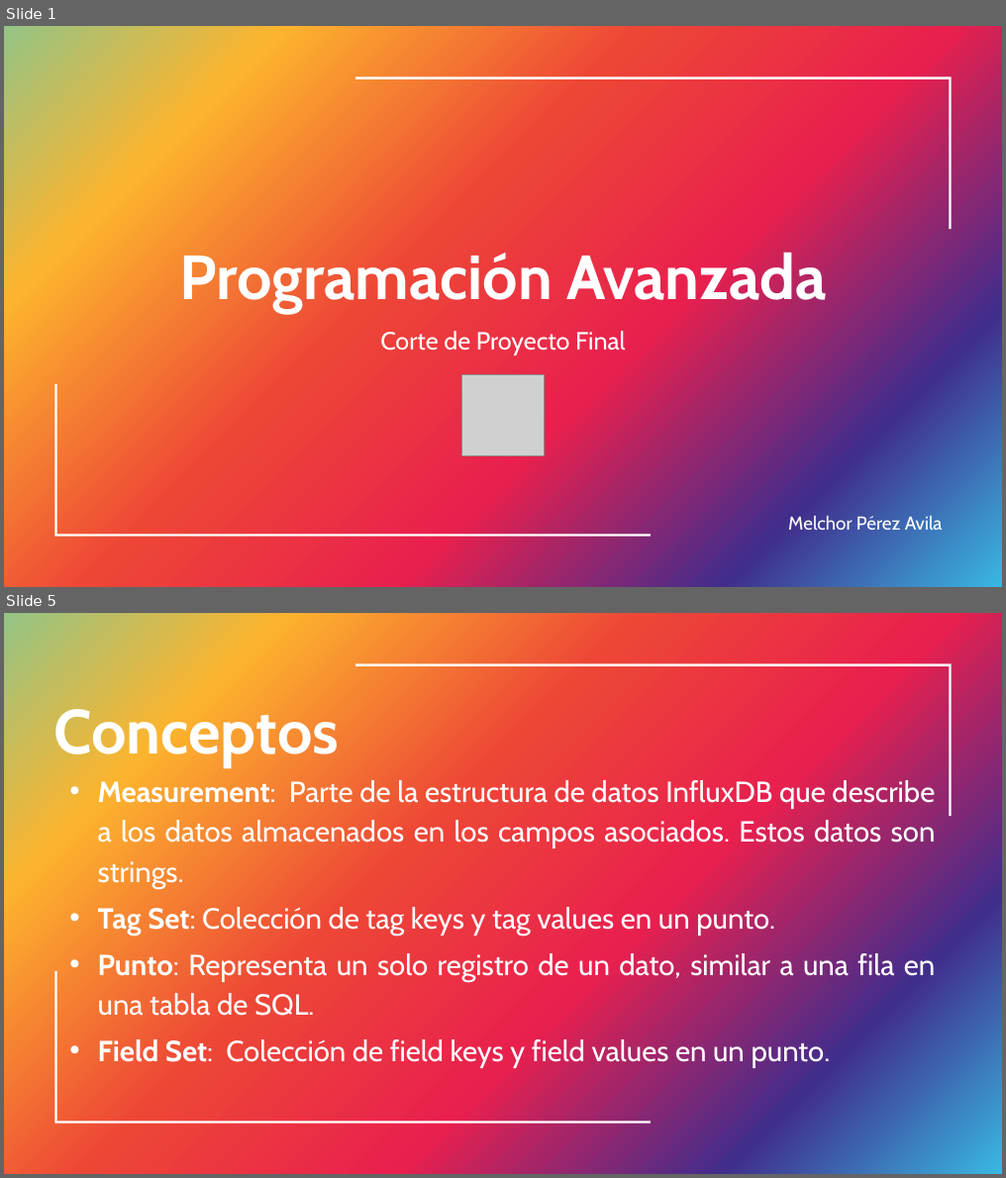
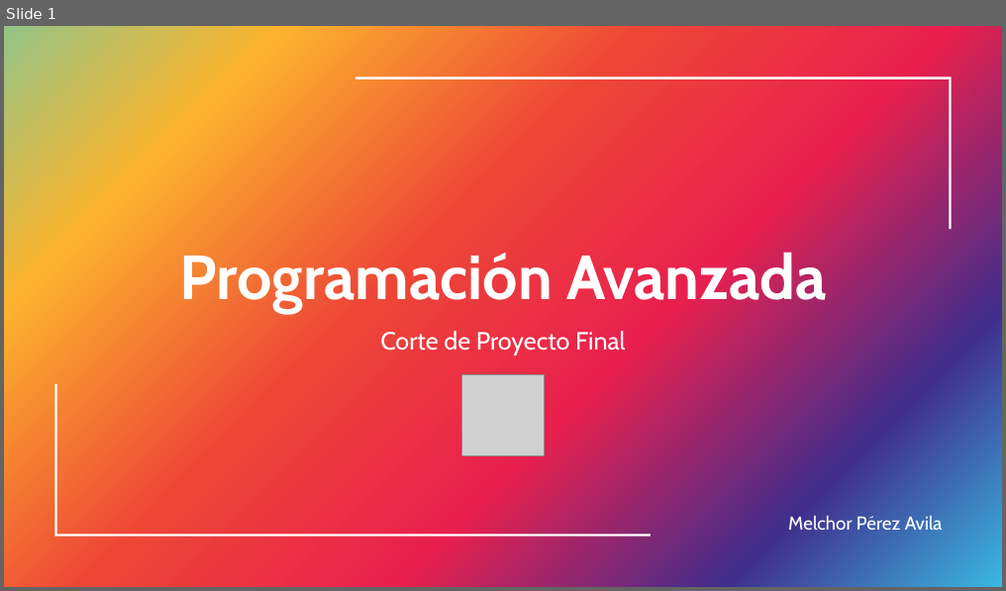
Before and after one commit to MajorasBoi/Melchor-Perez, a slide deck: InfluxDB-Repository/Corte Programación Avanzada.pptx. Shown one above the other, each under a label of ours: slides 1 and 5 before the commit, slide 1 after it; the slides between them are not shown. The pictures are 1006x1178 and 1006x591 pixels, drawn with LibreOffice and Linux fonts; fonts in the diff are those of the drawing; grey boxes stand for pictures. Boxes give left, top, right and bottom in pixels: in the first picture for what was removed or moved away, otherwise in the second. Text is boxed around its words. In the diff, an @@ line names an element or a change of style, - is before the commit and + after.

```diff
--- a/InfluxDB-Repository/Corte Programación Avanzada.pptx
+++ b/InfluxDB-Repository/Corte Programación Avanzada.pptx
@@ slide 5 removed at [4, 613, 1002, 1174], background gradient #94C486 to #FCB42E to #ED4636 to #E9204E to #412D8C to #39B8E3; not listed: 2 template elements that a slide beside it also shows @@
@@ text removed at [54, 701, 339, 768] @@
-Conceptos
@@ subtitle removed at [98, 780, 936, 1068] @@
-• Measurement: Parte de la estructura de datos InfluxDB que describe a los datos almacenados en los campos asociados. Estos datos son strings.
-• Tag Set: Colección de tag keys y tag values en un punto.
-• Punto: Representa un solo registro de un dato, similar a una fila en una tabla de SQL.
-• Field Set: Colección de field keys y field values en un punto.
```
Also in this commit, not shown: 2 slides changed, 4 slides added, 1 other slide removed, 4 other files.
